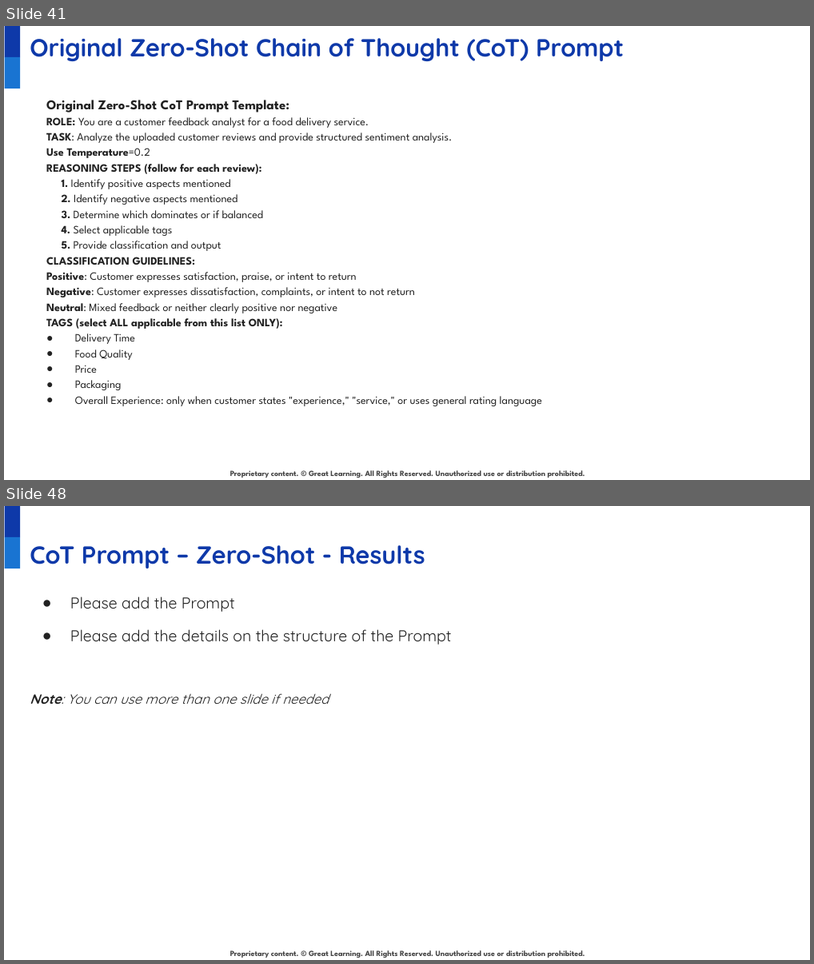
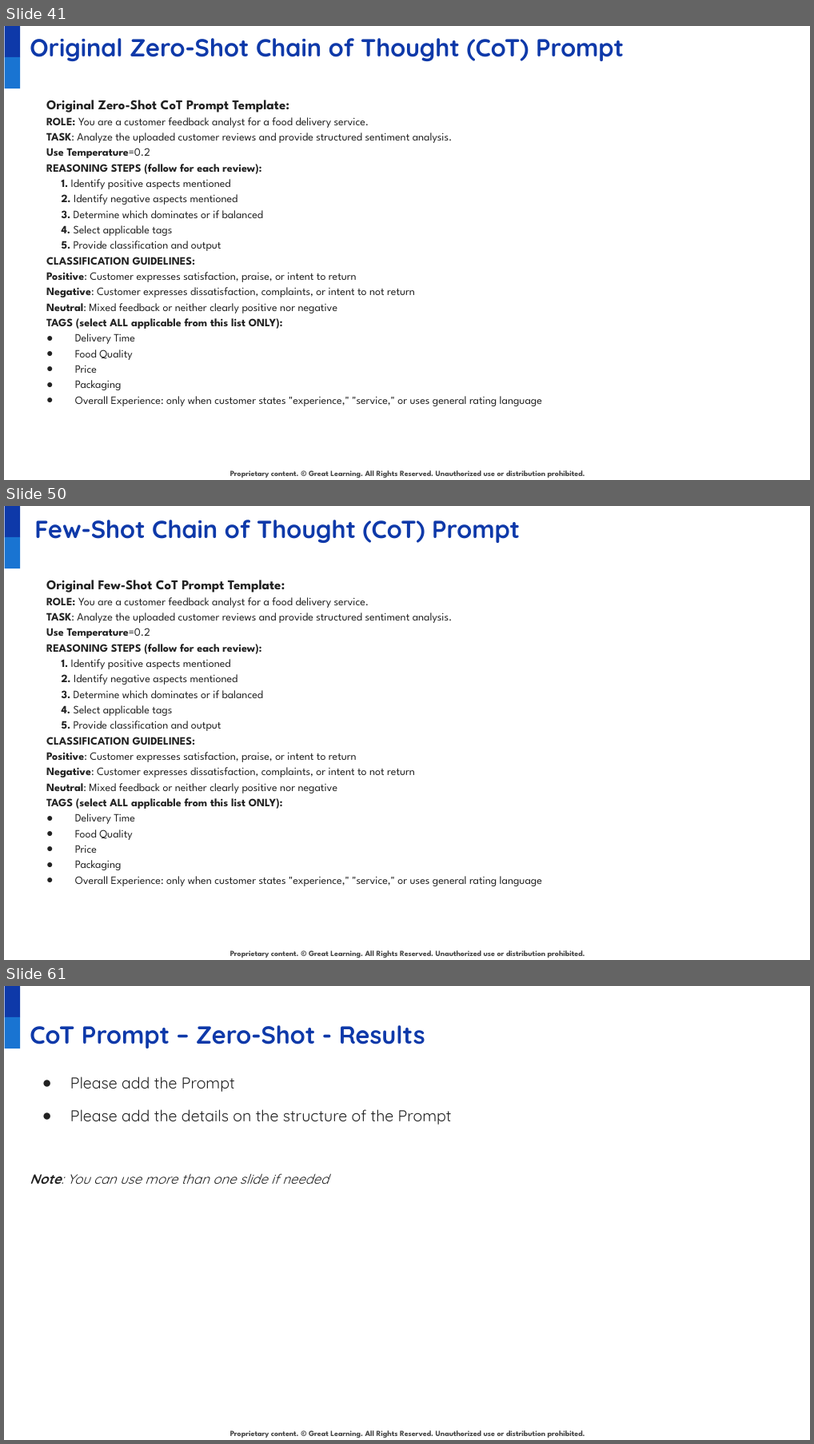
Before and after one commit to juanbucz/GreatLearning-TermProjects, a slide deck: GenAI-Powered Food Delivery Sentiment Analysis/Project Presentation - Business Applications of GenAI - John Buczkowski.pptx. Shown one above the other, each under a label of ours: slides 41 and 48 before the commit, slides 41, 50 and 61 after it; the slides between them are not shown. The pictures are 814x964 and 814x1444 pixels, drawn with LibreOffice and Linux fonts; fonts in the diff are those of the drawing; background and template pictures are left out. Boxes give left, top, right and bottom in pixels: in the first picture for what was removed or moved away, otherwise in the second. Text is boxed around its words. In the diff, an @@ line names an element or a change of style, - is before the commit and + after.

Commit message:
GenAI - Food Delivery Sentiment Analysis - Zero-Shot and Few Shot Chain of Thought models

```diff
--- a/GenAI-Powered Food Delivery Sentiment Analysis/Project Presentation - Business Applications of GenAI - John Buczkowski.pptx
+++ b/GenAI-Powered Food Delivery Sentiment Analysis/Project Presentation - Business Applications of GenAI - John Buczkowski.pptx
@@ slide 50 added at (4,506,810,960), background #FFFFFF; not listed: 3 template elements that a slide beside it also shows @@
@@ title added at (34,520,520,543), 22 pt, text #0E39A9, bold @@
+Few-Shot Chain of Thought (CoT) Prompt
@@ text added at (46,580,542,886), 10 pt, text #222222 @@
+Original Few-Shot CoT Prompt Template:
+ROLE: You are a customer feedback analyst for a food delivery service.
+TASK: Analyze the uploaded customer reviews and provide structured sentiment analysis.
+Use Temperature=0.2
+REASONING STEPS (follow for each review):
+1. Identify positive aspects mentioned
+2. Identify negative aspects mentioned
+3. Determine which dominates or if balanced
+4. Select applicable tags
+5. Provide classification and output
+CLASSIFICATION GUIDELINES:
+Positive: Customer expresses satisfaction, praise, or intent to return
+Negative: Customer expresses dissatisfaction, complaints, or intent to not return
+Neutral: Mixed feedback or neither clearly positive nor negative
+TAGS (select ALL applicable from this list ONLY):
+● Delivery Time
+● Food Quality
+● Price
+● Packaging
+● Overall Experience: only when customer states "experience," "service," or uses general rating language
@@ what was slide 48 is now slide 61 @@
```
Also in this commit, not shown: 6 slides changed, 12 other slides added, 4 other files.
